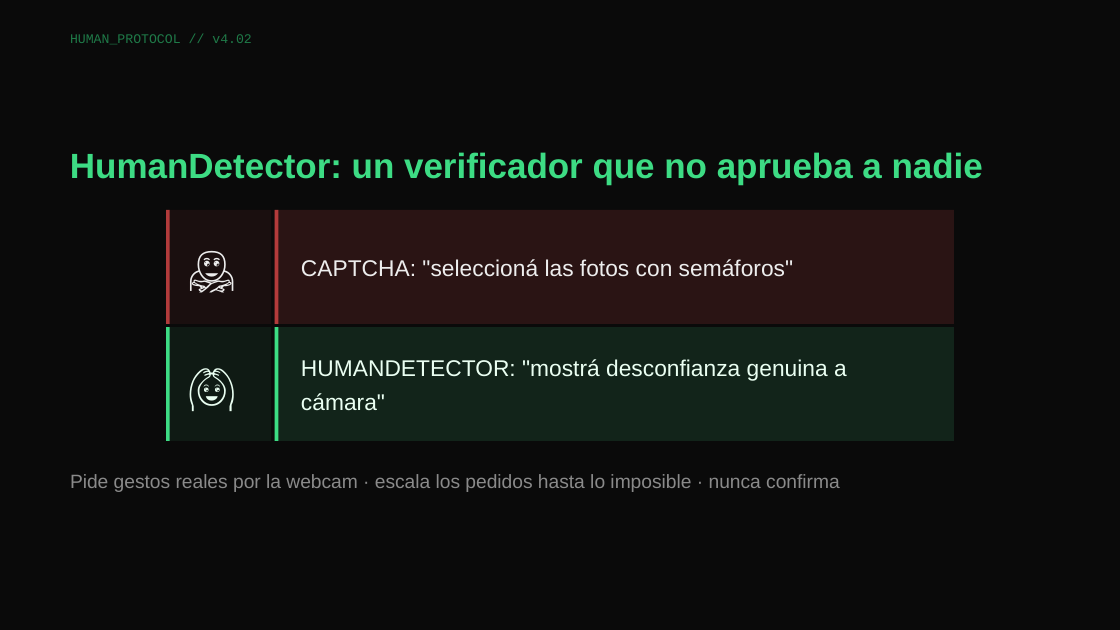
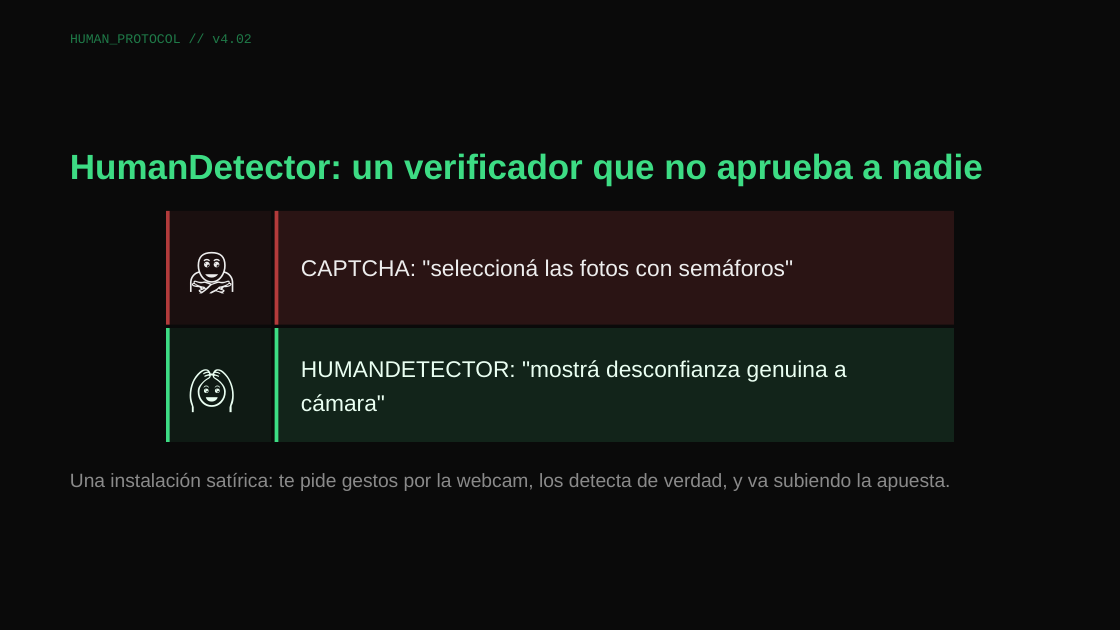
Before and after one commit to LorenGrz/HumanDetector, a slide deck: slide 3 of deck/dist/humandetector-editable.pptx. Drawn at 1120x630 pixels with LibreOffice and Linux fonts; fonts in the diff are those of the drawing. Boxes give left, top, right and bottom in pixels: in the first picture for what was removed or moved away, otherwise in the second. Text is boxed around its words. In the diff, an @@ line names an element or a change of style, - is before the commit and + after.

```diff
--- a/deck/dist/humandetector-editable.pptx
+++ b/deck/dist/humandetector-editable.pptx
@@ text at box(70, 473, 951, 491): text changed @@
-Pide gestos reales por la webcam · escala los pedidos hasta lo imposible · nunca confirma
+Una instalación satírica: te pide gestos por la webcam, los detecta de verdad, y va subiendo la apuesta.
```
Also in this commit, not shown: 4 other slides changed, 2 slides added, 5 other files.
